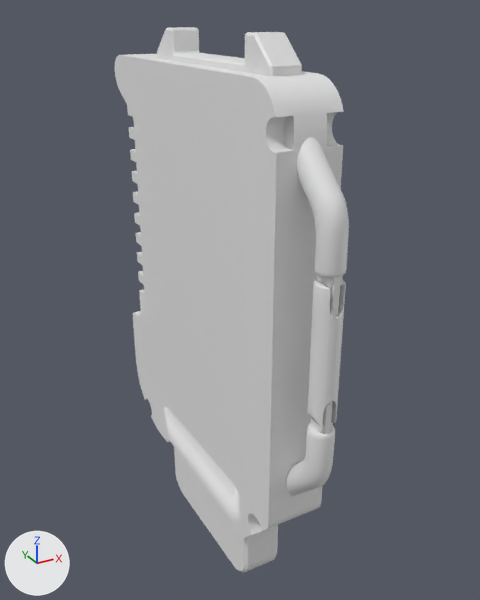
Two versions of the Blender file Pokedex_1112.blend, one commit apart.
Both versions are drawn from a 50 mm lens placed at (-9.34, -18.67, 16.01), pointed at (0.53, -0.73, 7.04). Every picture has the same lights, and +X, +Y and +Z are marked at lower left.

The scene before the commit, as lines of its bpy script (objects in view):
```python
me_cube_003 = bpy.data.meshes.new('Cube.003')
me_cube_003.from_pydata(...)  # 239 vertices, 181 faces; spans x -0.89..0.44, y -4.41..3.96, z -2.27..12.71
me_cube_004 = bpy.data.meshes.new('Cube.004')
me_cube_004.from_pydata(...)  # 680 vertices, 516 faces; spans x -0.58..0.58, y -0.68..0.7, z -4.42..4.42
me_cylinder_030 = bpy.data.meshes.new('Cylinder.030')
me_cylinder_030.from_pydata(...)  # 362 vertices, 344 faces; spans x -0.38..0.38, y -0.73..0.73, z -1.54..1.54
me_cylinder_030.polygons.foreach_set('use_smooth', [True] * 344)
ob_cube_003 = bpy.data.objects.new('Cube.003', me_cube_003)
ob_cube_003.location = (0.0, 0.0, 0.0)
ob_cube_004 = bpy.data.objects.new('Cube.004', me_cube_004)
ob_cube_004.location = (-0.22, 4.47, 8.97)
ob_cube_004.scale = (1.15, 1.0, 1.0)
ob_cylinder_014 = bpy.data.objects.new('Cylinder.014', me_cylinder_030)
ob_cylinder_014.location = (-0.22, -6.26, 11.7)
# also in view: 'Cube.005' at (-0.22, -0.9, 14.99); 'Cylinder.011' at (-0.22, -6.26, 4.2); 'Cube.002' at (-0.22, -0.07, 7.26); 'Cylinder.013' at (-0.22, -6.61, 7.96)
```
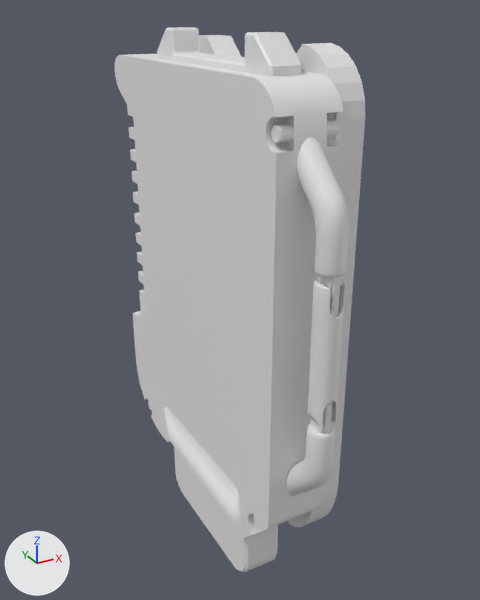
What differs and where, as boxes (x1, y1, x2, y2) in the pictures (480 x 600 px):
'Cube.016', added: after (199, 35, 365, 527)
'Cylinder.022', added: after (271, 124, 294, 143)
'Cylinder.021', added: after (327, 120, 339, 137)

The change in detail:
Mesh me_cube_016 is new.
It has 106 vertices, 67 faces and spans x 0.7..1.6, y -5.2..4.5, z -0.2..15.2.
Mesh me_cylinder_020 is new.
It is a 12-sided cylinder along z spanning x -1.0..1.0, y -1.0..1.0, z -1.0..1.0.
Object 'Cube.016' (ob_cube_016) is new; it shows me_cube_016.
Its location is (0.0, 0.0, 0.0).
Object 'Cylinder.022' (ob_cylinder_022) is new; it shows me_cylinder_020.
Its location is (-0.86, -5.33, 13.33).
Its rotation in degrees is (0, 90, 0).
Its scale is (0.2, 0.2, 0.192).
Object 'Cylinder.021' (ob_cylinder_021) is new; it shows a copy of me_cylinder_020.
Its location is (0.41, -5.33, 13.33).
Its rotation in degrees is (0, 90, 0).
Its scale is (0.2, 0.2, 0.192).
